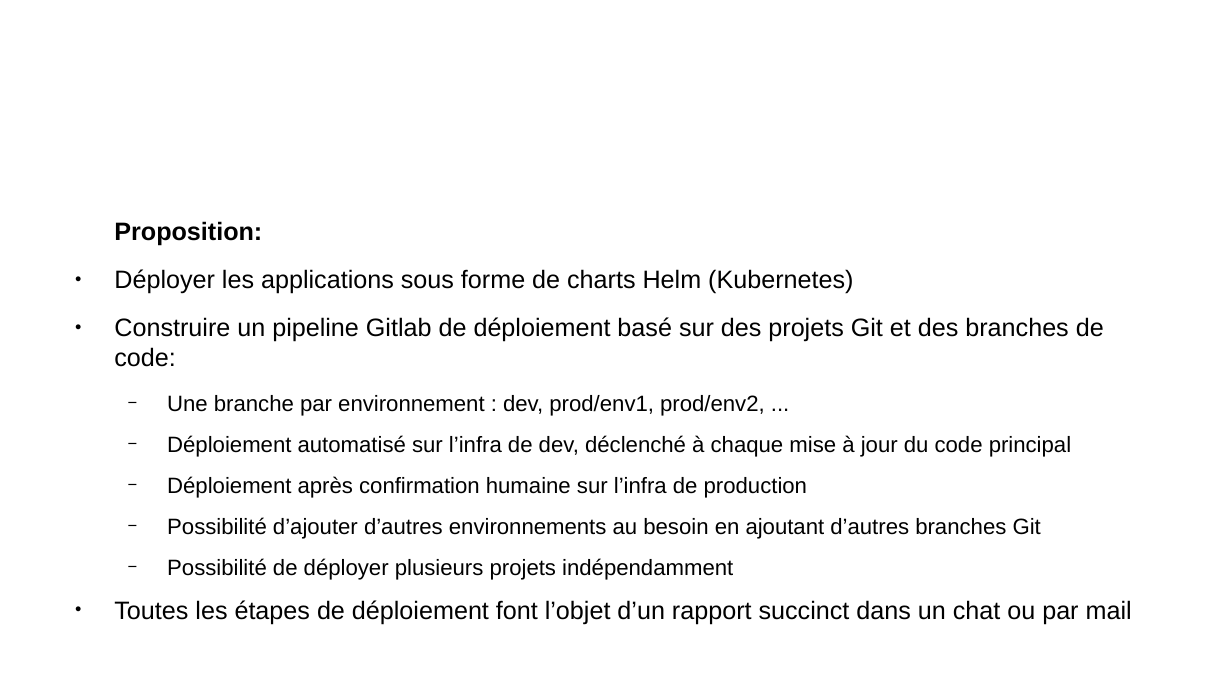
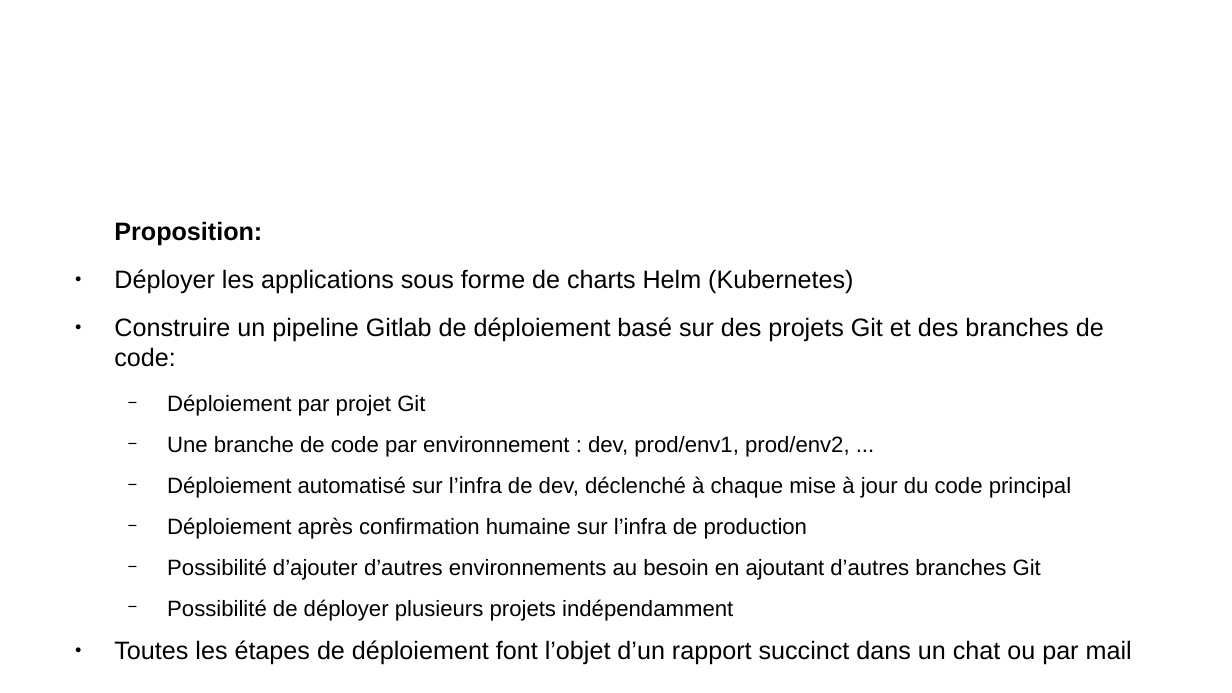
Before and after one commit to remipassmoilesel/ci-cd-plan, a slide deck: slide 17 of ci-cd-plan.odp. Drawn at 1232x693 pixels with LibreOffice and Linux fonts; fonts in the diff are those of the drawing; background and template pictures are left out. Boxes give left, top, right and bottom in pixels: in the first picture for what was removed or moved away, otherwise in the second. Text is boxed around its words. In the diff, an @@ line names an element or a change of style, - is before the commit and + after.

```diff
--- a/ci-cd-plan.odp
+++ b/ci-cd-plan.odp
@@ text at bbox=[167, 394, 850, 457]: text changed @@
-  − Une branche par environnement : dev, prod/env1, prod/env2, ...
+  − Déploiement par projet Git
+  − Une branche de code par environnement : dev, prod/env1, prod/env2, ...
```
Also in this commit, not shown: 6 other slides changed.
